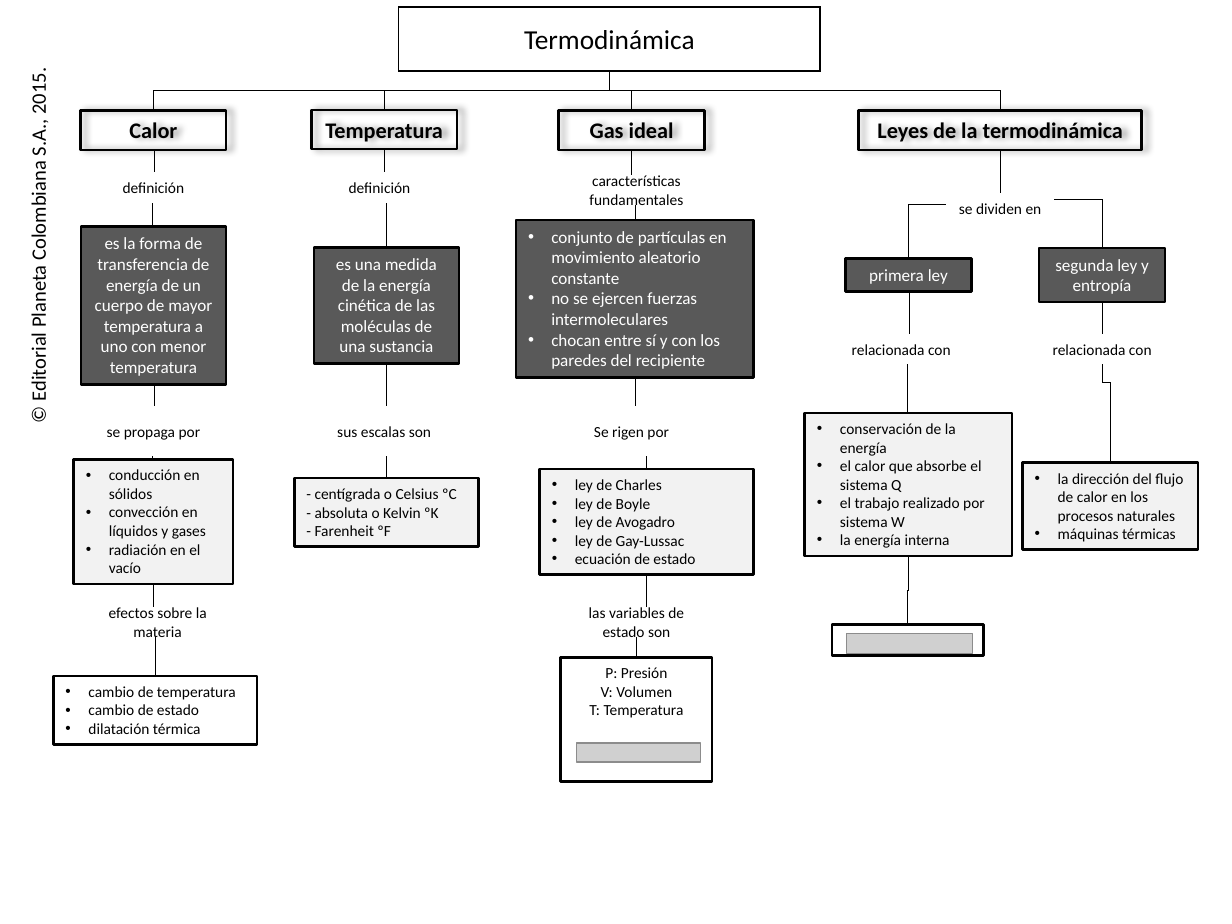
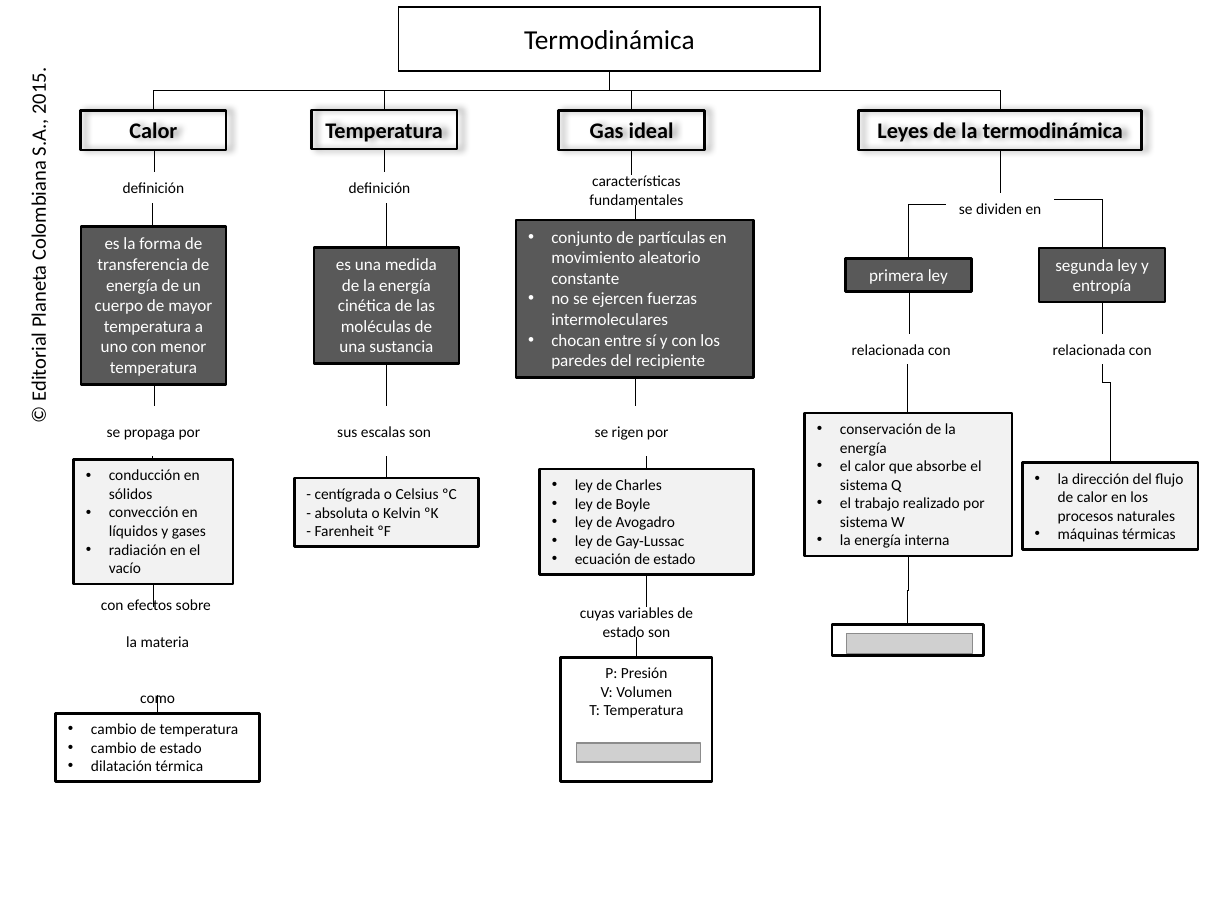
Before and after one commit to AulaPlanetaColombia/CienciasNaturales, a slide deck: slide 1 of fuentes/contenidos/grado10/guion08/CN_10_08_CO.pptx. Drawn at 1232x924 pixels with LibreOffice and Linux fonts; fonts in the diff are those of the drawing; grey boxes stand for pictures; background and template pictures are left out. Boxes give left, top, right and bottom in pixels: in the first picture for what was removed or moved away, otherwise in the second. Text is boxed around its words. In the diff, an @@ line names an element or a change of style, - is before the commit and + after.

Commit message:
rev mapa 10-08

```diff
--- a/fuentes/contenidos/grado10/guion08/CN_10_08_CO.pptx
+++ b/fuentes/contenidos/grado10/guion08/CN_10_08_CO.pptx
@@ text in rectangle at [595,426,669,440]: text changed @@
-Se rigen por
+se rigen por
@@ rectangle "con efectos sobre": place and size @@
-rectangle "con efectos sobre" at [87,607,228,637]
+rectangle "con efectos sobre" at [87,607,228,694]
@@ text in rectangle at [101,597,211,708]: text changed @@
-efectos sobre la materia
+con efectos sobre
+la materia
+como
@@ elbow line moved from (154, 584) - (155, 676) to (154, 584) - (158, 713) @@
@@ text in rectangle at [580,605,693,642]: text changed @@
-las variables de estado son
+cuyas variables de estado son
@@ rectangle "cambio de temperatura": place and size @@
-rectangle "cambio de temperatura" at [53,676,256,745]
+rectangle "cambio de temperatura" at [55,713,259,782]
```
